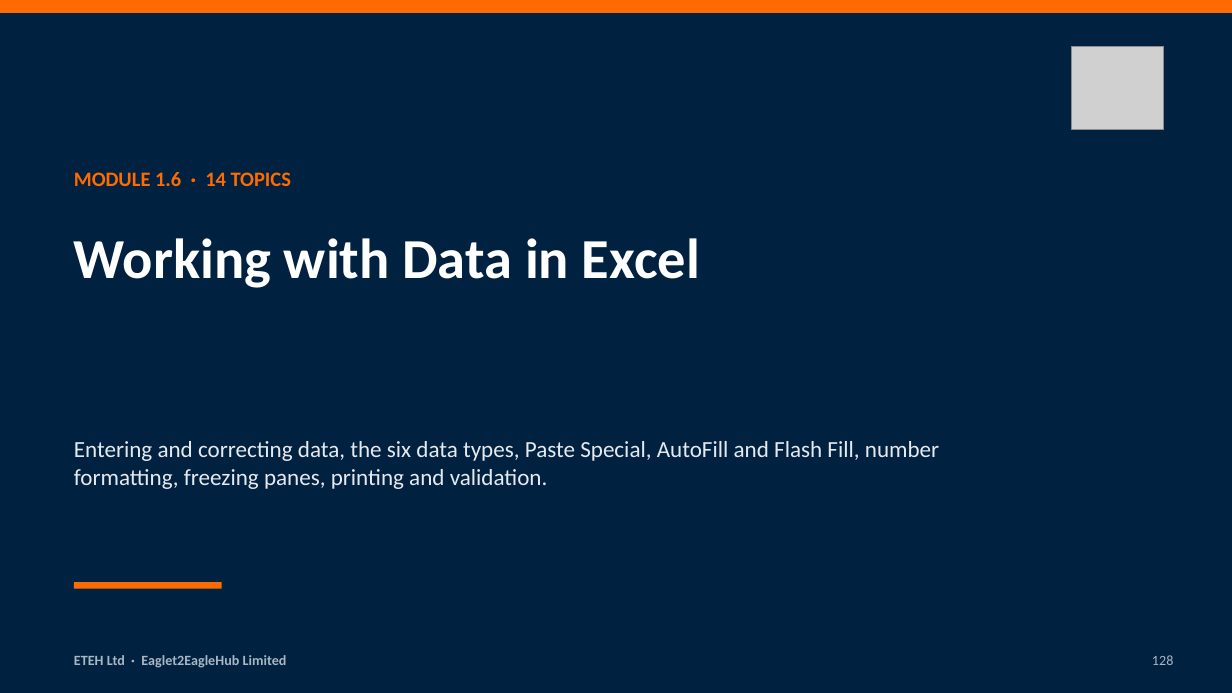
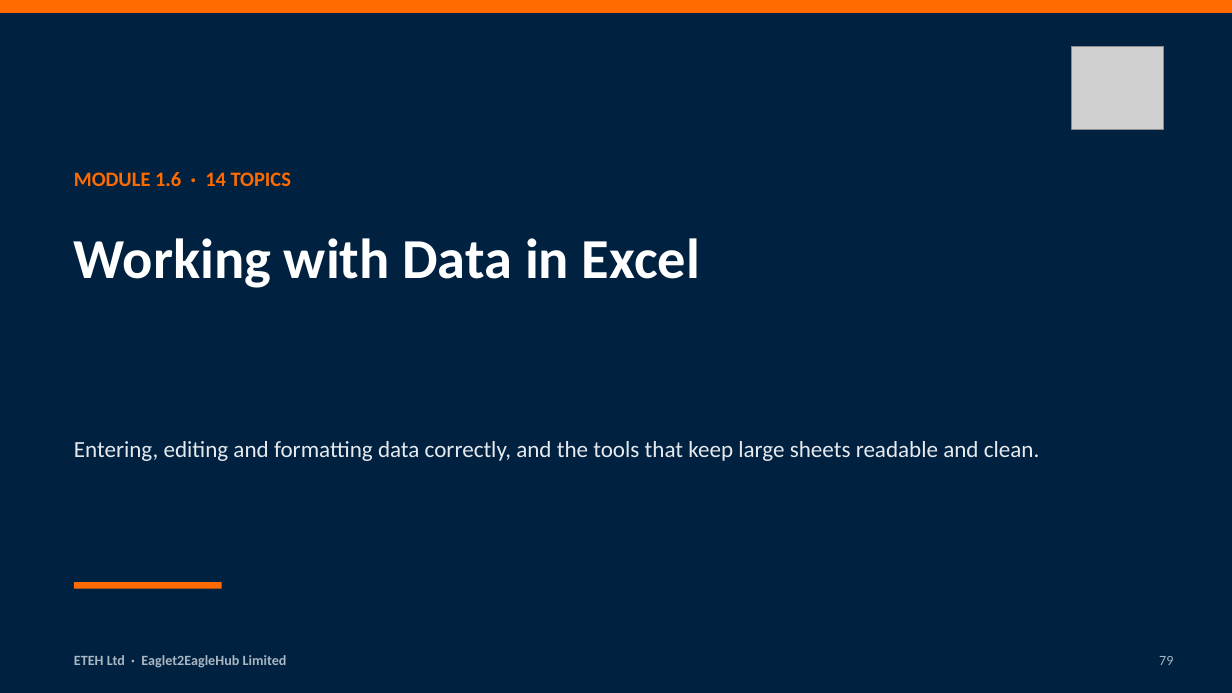
Before and after one commit to MaxiKen/ETEH, a slide deck: slide 79 of ETEH_Bootcamp_Pack/ETEH_Vol1_Week1_Foundations_Slides.pptx (slide 128 before the commit). Drawn at 1232x693 pixels with LibreOffice and Linux fonts; fonts in the diff are those of the drawing; grey boxes stand for pictures. Boxes give left, top, right and bottom in pixels: in the first picture for what was removed or moved away, otherwise in the second. Text is boxed around its words. In the diff, an @@ line names an element or a change of style, - is before the commit and + after.

```diff
--- a/ETEH_Bootcamp_Pack/ETEH_Vol1_Week1_Foundations_Slides.pptx
+++ b/ETEH_Bootcamp_Pack/ETEH_Vol1_Week1_Foundations_Slides.pptx
@@ text at (74, 441, 1040, 461): text changed @@
-Entering and correcting data, the six data types, Paste Special, AutoFill and Flash Fill, number formatting, freezing panes, printing and validation.
+Entering, editing and formatting data correctly, and the tools that keep large sheets readable and clean.
@@ text at (1159, 656, 1173, 665): text changed @@
-128
+79
```
Also in this commit, not shown: 13 other slides changed, 132 slides added, 222 slides removed, 20 other files.
